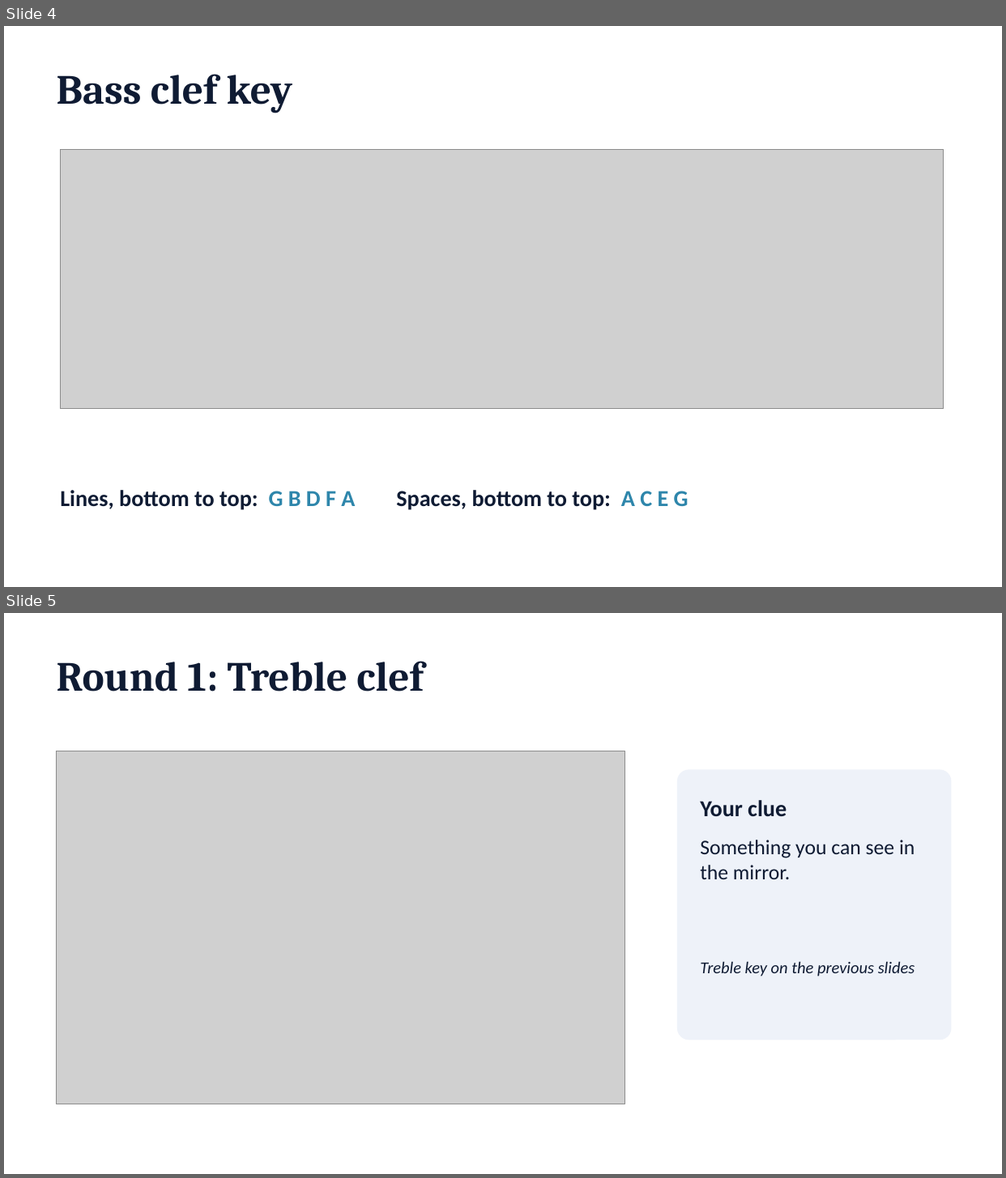
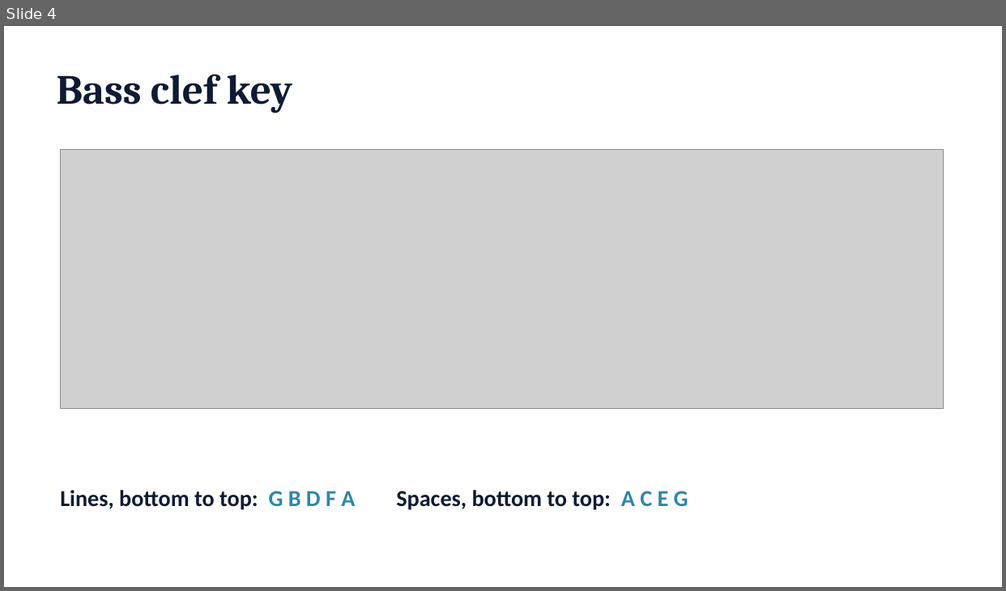
Before and after one commit to Khodell93/classroom-bridge, a slide deck: demo-materials/ClassroomBridge-CrackTheCode-Slides.pptx. Shown one above the other, each under a label of ours: slides 4 and 5 before the commit, slide 4 after it. The pictures are 1006x1178 and 1006x591 pixels, drawn with LibreOffice and Linux fonts; fonts in the diff are those of the drawing; grey boxes stand for pictures. Boxes give left, top, right and bottom in pixels: in the first picture for what was removed or moved away, otherwise in the second. Text is boxed around its words. In the diff, an @@ line names an element or a change of style, - is before the commit and + after.

```diff
--- a/demo-materials/ClassroomBridge-CrackTheCode-Slides.pptx
+++ b/demo-materials/ClassroomBridge-CrackTheCode-Slides.pptx
@@ slide 5 removed at [4,613,1002,1174], background #FFFFFF @@
@@ title removed at [57,661,423,692] @@
-Round 1: Treble clef
@@ picture removed at [57,752,625,1104] @@
@@ rounded rectangle removed at [678,770,951,1040] @@
@@ text removed at [700,800,786,817] @@
-Your clue
@@ text removed at [700,840,914,879] @@
-Something you can see in the mirror.
@@ text removed at [700,961,915,977] @@
-Treble key on the previous slides
```
Also in this commit, not shown: 19 slides added, 4 other slides removed, 4 other files.
